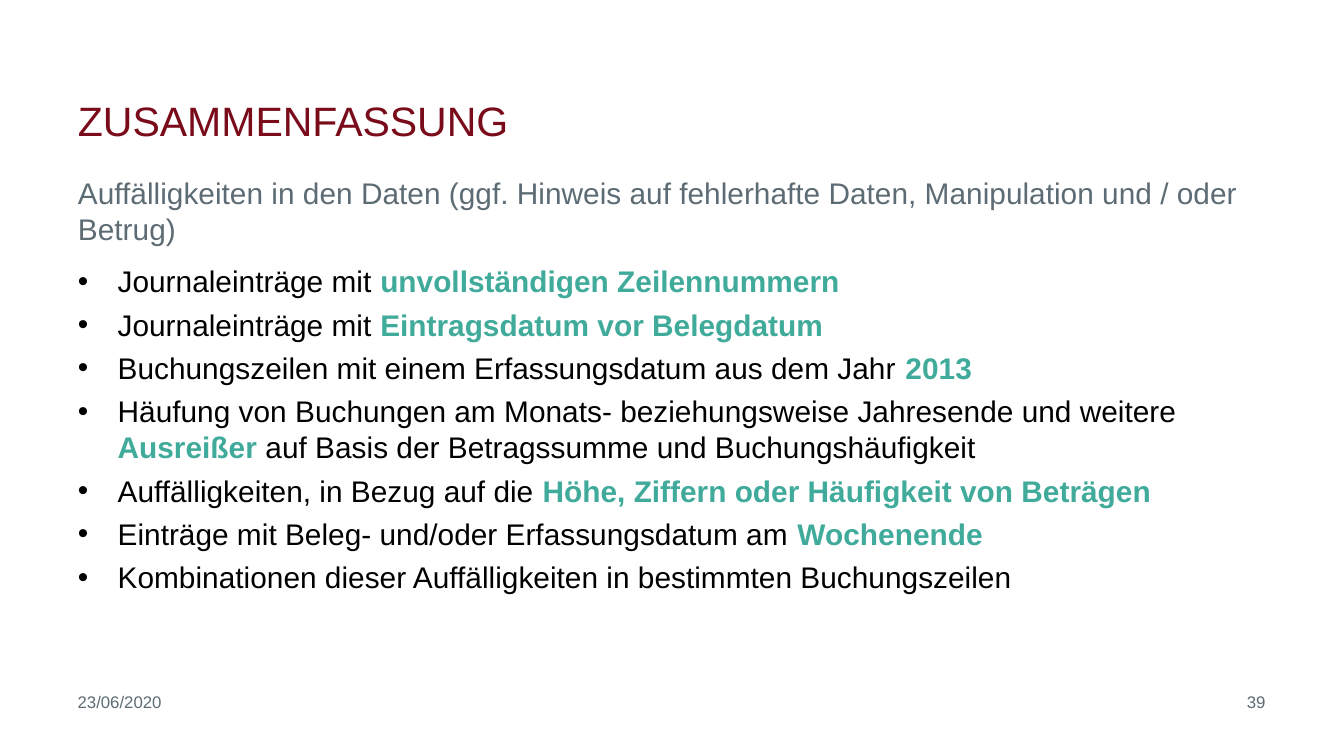
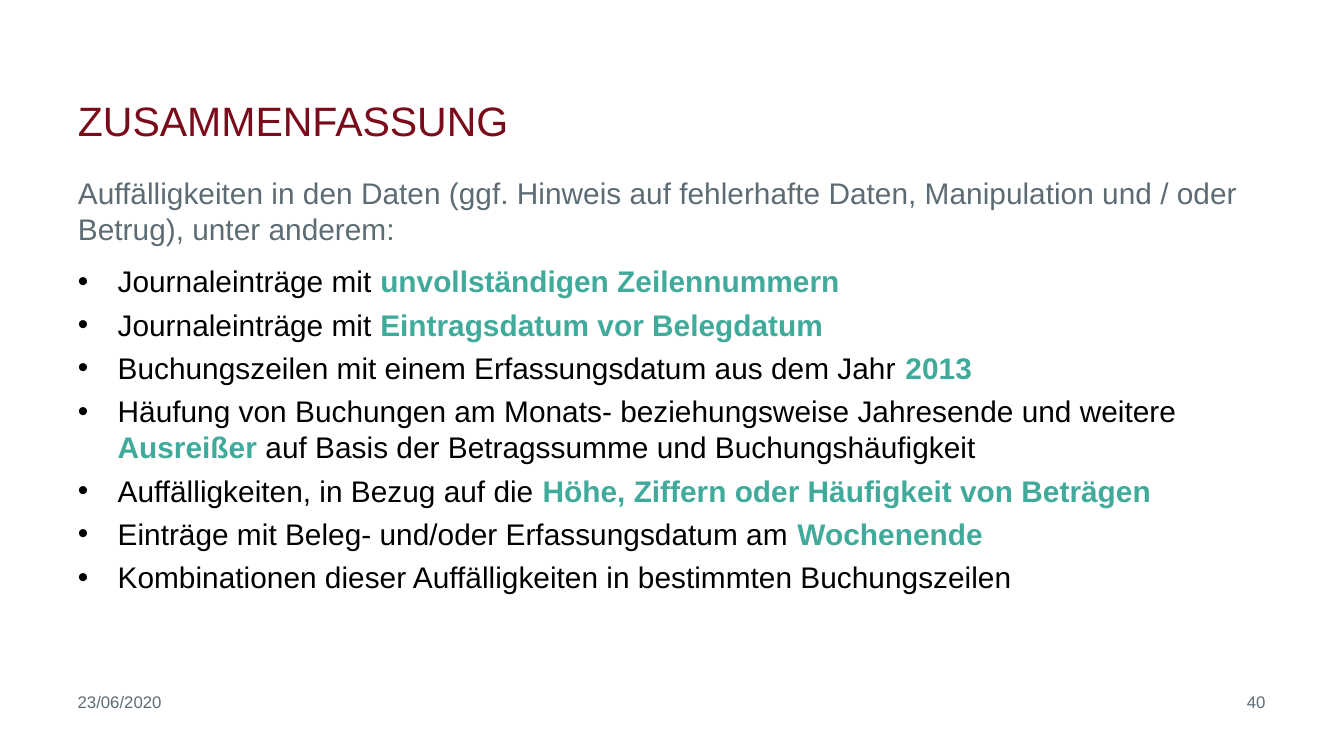
Before and after one commit to biegt/auditing_case_study, a slide deck: slide 40 of 04_output/Präsentation_Case_Study_1_Bieg_Krug.pptx (slide 39 before the commit). Drawn at 1344x756 pixels with LibreOffice and Linux fonts; fonts in the diff are those of the drawing; background and template pictures are left out. Boxes give left, top, right and bottom in pixels: in the first picture for what was removed or moved away, otherwise in the second. Text is boxed around its words. In the diff, an @@ line names an element or a change of style, - is before the commit and + after.

```diff
--- a/04_output/Präsentation_Case_Study_1_Bieg_Krug.pptx
+++ b/04_output/Präsentation_Case_Study_1_Bieg_Krug.pptx
@@ subtitle at (x1=78, y1=182, x2=1237, y2=245): text changed @@
-Auffälligkeiten in den Daten (ggf. Hinweis auf fehlerhafte Daten, Manipulation und / oder Betrug)
+Auffälligkeiten in den Daten (ggf. Hinweis auf fehlerhafte Daten, Manipulation und / oder Betrug), unter anderem:
@@ page number at (x1=1247, y1=696, x2=1266, y2=708): text changed @@
-39
+40
```
Also in this commit, not shown: 6 other slides changed, 1 slide added.
